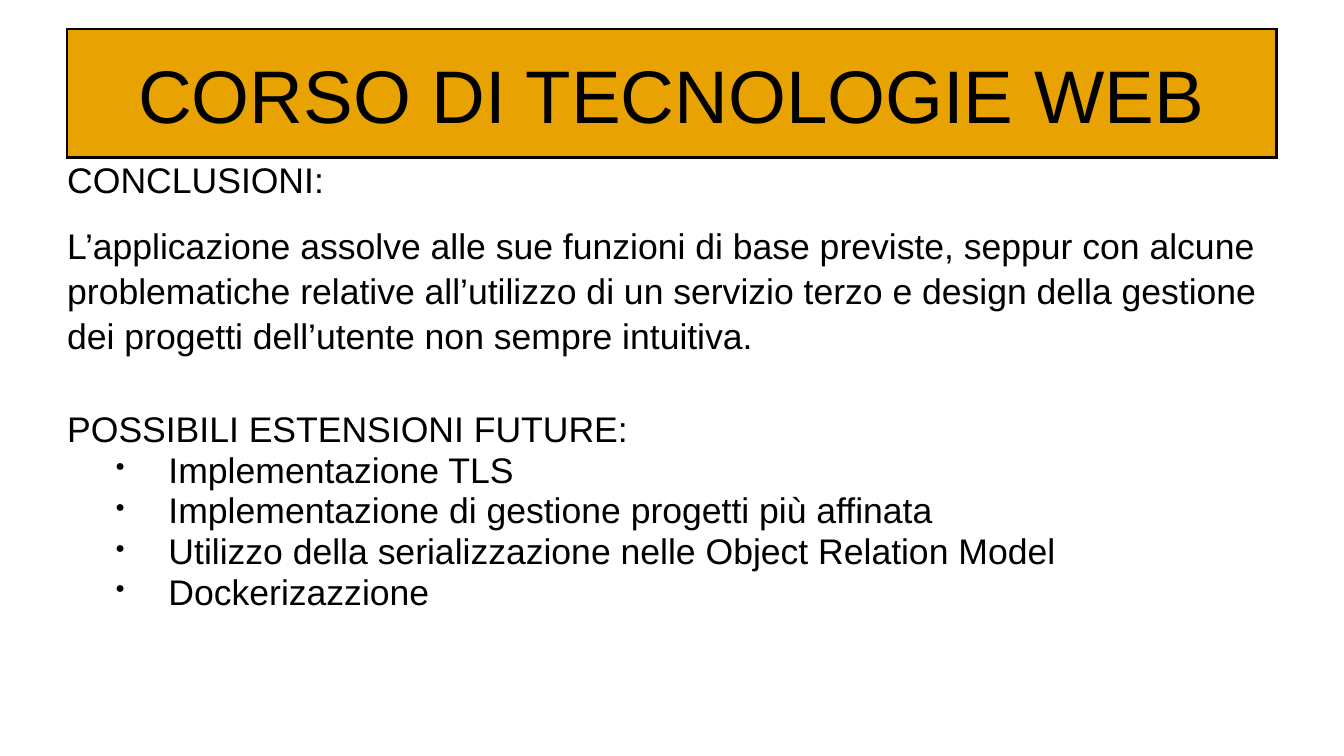
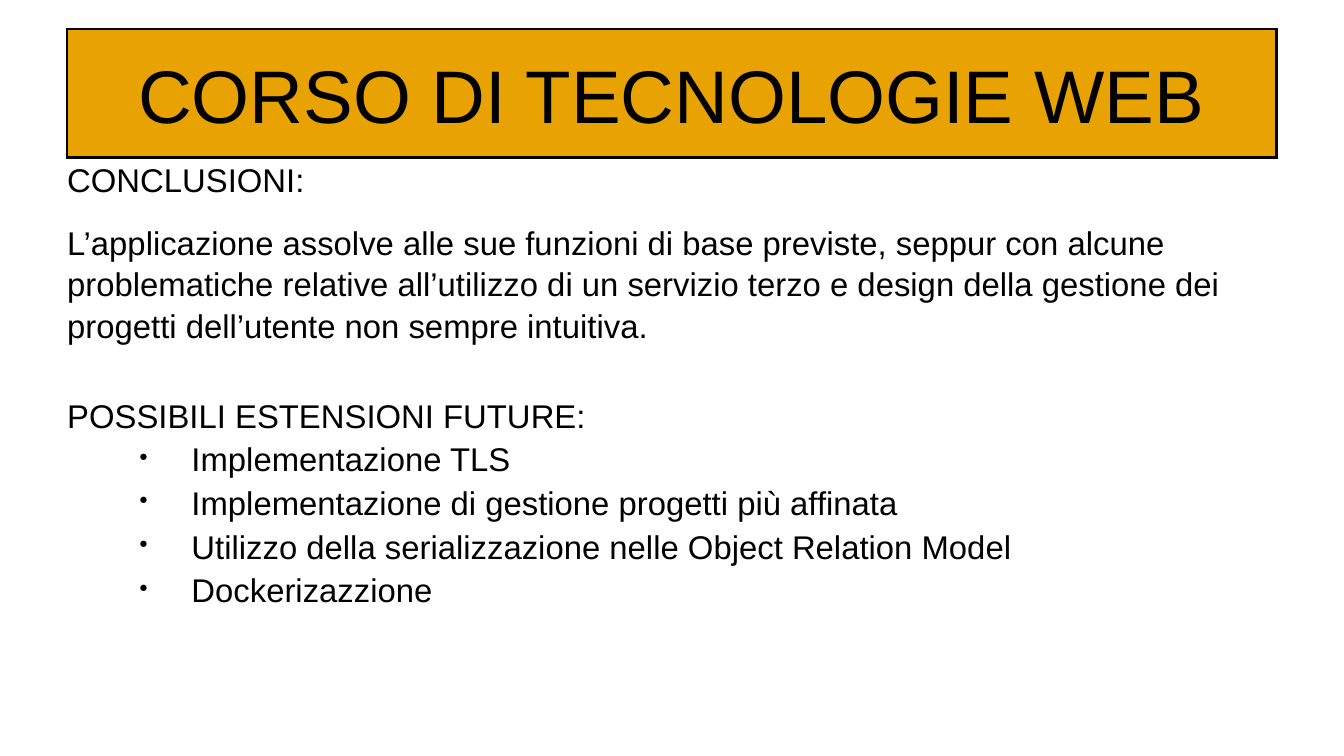
Before and after one commit to Kilne/Progetto_TecWeb, a slide deck: slide 13 of Relazioni/Maiuri.odp. Drawn at 1344x756 pixels with LibreOffice and Linux fonts; fonts in the diff are those of the drawing. Boxes give left, top, right and bottom in pixels: in the first picture for what was removed or moved away, otherwise in the second. Text is boxed around its words. In the diff, an @@ line names an element or a change of style, - is before the commit and + after.

```diff
--- a/Relazioni/Maiuri.odp
+++ b/Relazioni/Maiuri.odp
@@ text "CONCLUSIONI:" at (67,169,1219,603): size 21 to 19.4 pt; indent changed; more space between paragraphs @@
```
Also in this commit, not shown: 2 other slides changed.
